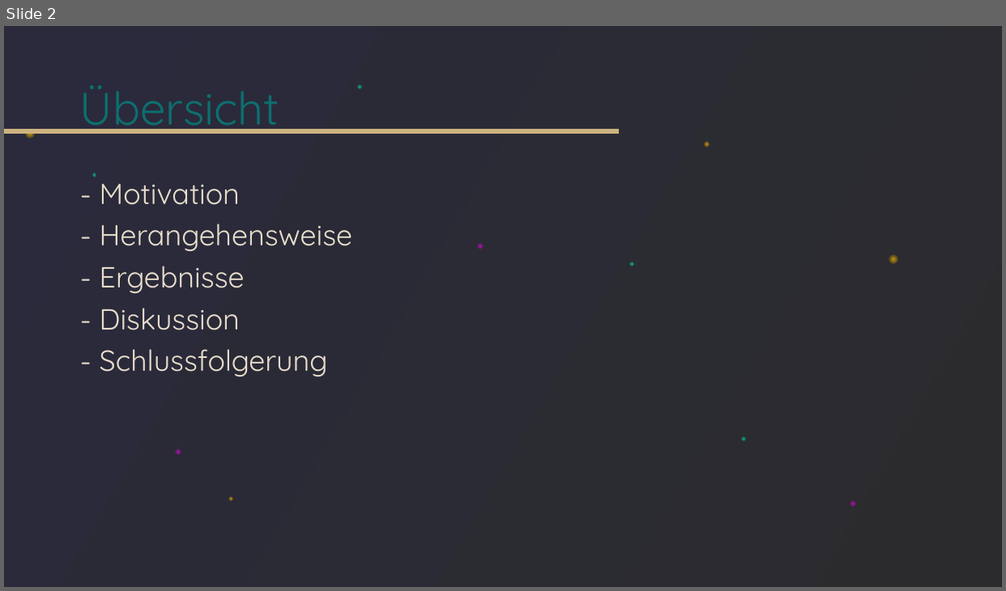
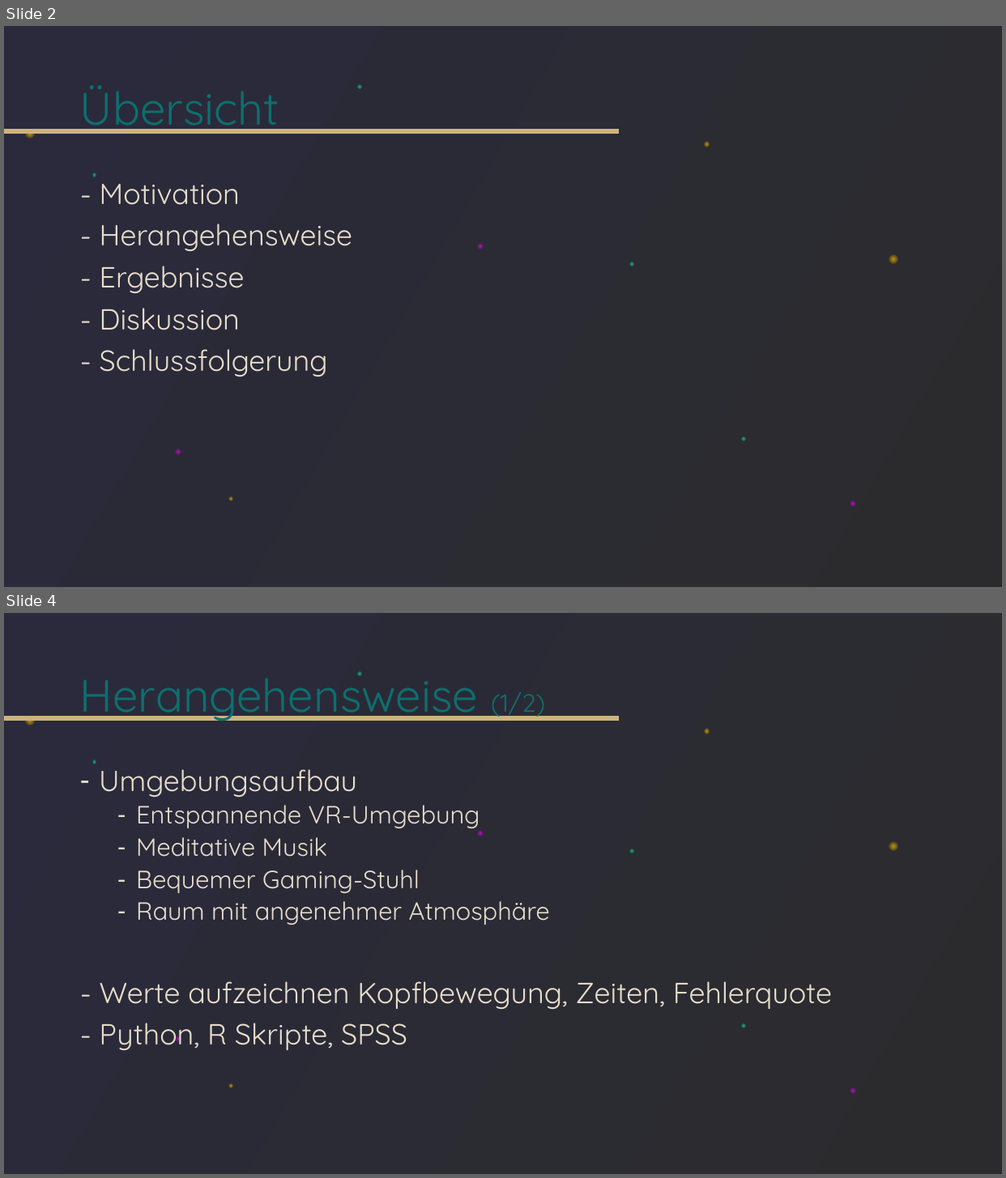
Before and after one commit to tlahmann/mci-af, a slide deck: presentation/Resync Studie.pptx. Shown one above the other, each under a label of ours: slide 2 before the commit, slides 2 and 4 after it; the slides between them are not shown. The pictures are 1006x591 and 1006x1178 pixels, drawn with LibreOffice and Linux fonts; fonts in the diff are those of the drawing. Boxes give left, top, right and bottom in pixels: in the first picture for what was removed or moved away, otherwise in the second. Text is boxed around its words. In the diff, an @@ line names an element or a change of style, - is before the commit and + after.

Commit message:
Präsi Motivation&Herangehensweise überarbeitet

```diff
--- a/presentation/Resync Studie.pptx
+++ b/presentation/Resync Studie.pptx
@@ slide 4 added at (x1=4, y1=613, x2=1002, y2=1174), background gradient #2A2A3C to #2B2B2D; not listed: 12 template elements that a slide beside it also shows @@
@@ title added at (x1=80, y1=672, x2=545, y2=721), 44 pt, text #0D6F6E @@
+Herangehensweise (1/2)
@@ text added at (x1=99, y1=769, x2=832, y2=1050), 24 pt, text #E8DDCB @@
+– Umgebungsaufbau
+  – Entspannende VR-Umgebung
+  – Meditative Musik
+  – Bequemer Gaming-Stuhl
+  – Raum mit angenehmer Atmosphäre
+- Werte aufzeichnen Kopfbewegung, Zeiten, Fehlerquote
+- Python, R Skripte, SPSS
```
Also in this commit, not shown: 6 slides changed, 1 slide removed.
